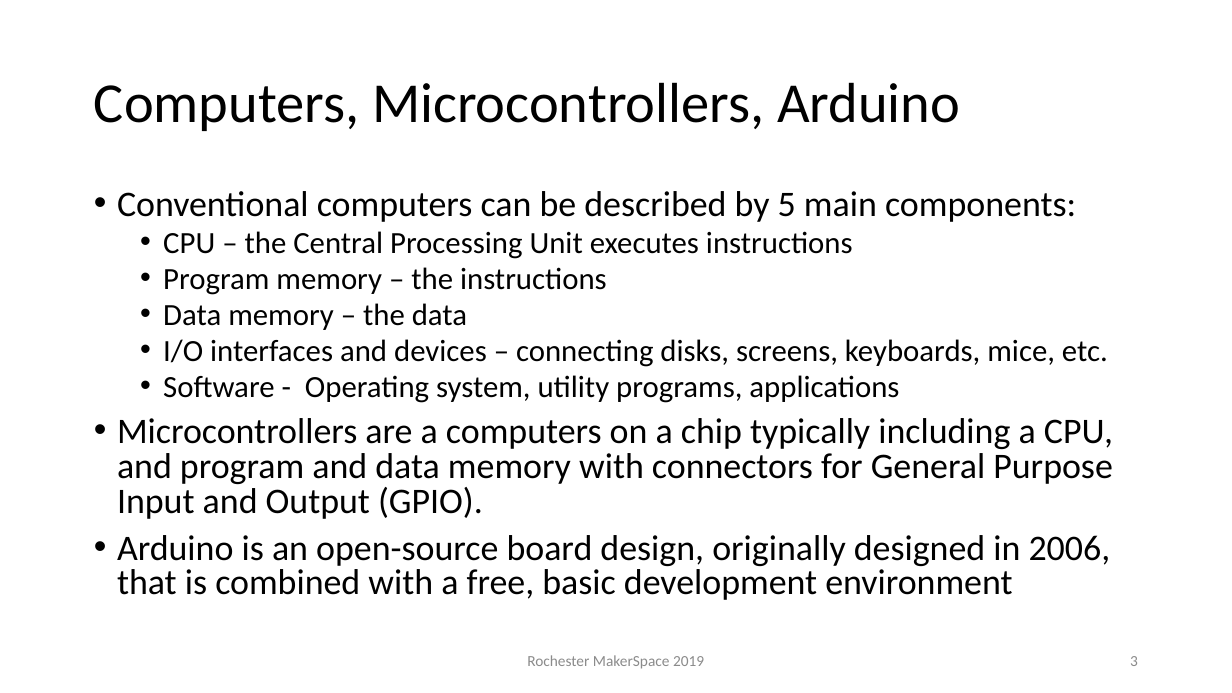
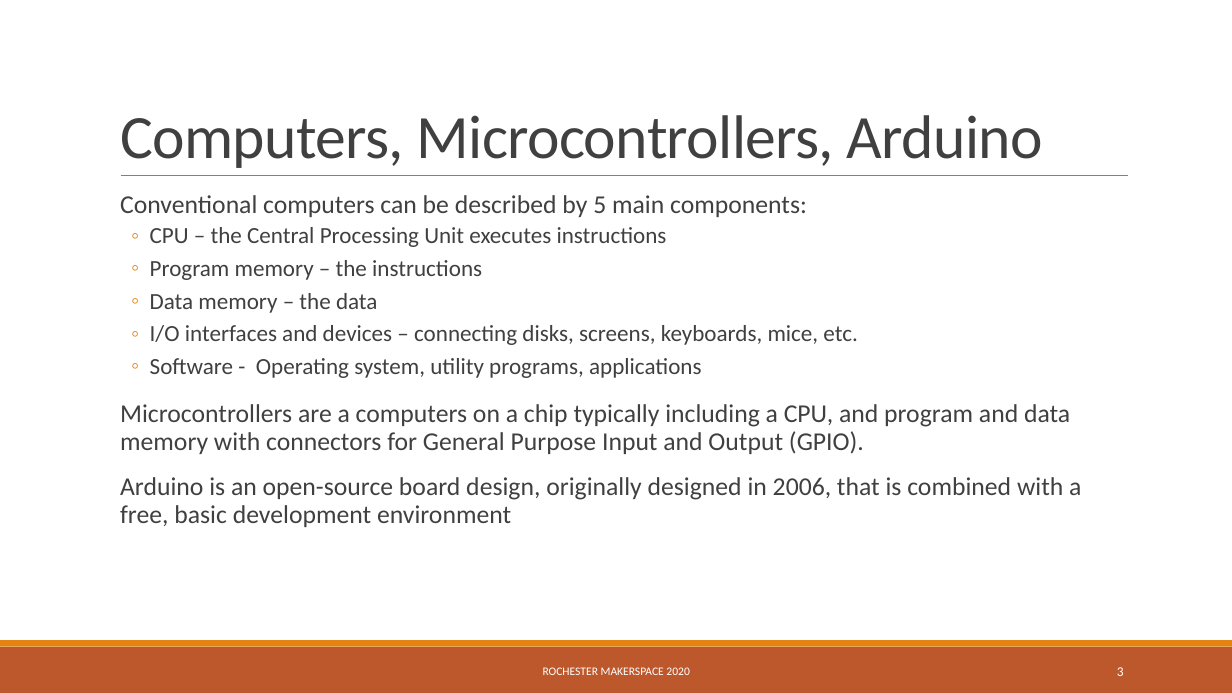
Before and after one commit to RochesterMakerSpace/ArduinoClass, a slide deck: slide 3 of Introduction to Arduino.pptx. Drawn at 1232x693 pixels with LibreOffice and Linux fonts; fonts in the diff are those of the drawing. Boxes give left, top, right and bottom in pixels: in the first picture for what was removed or moved away, otherwise in the second. Text is boxed around its words. In the diff, an @@ line names an element or a change of style, - is before the commit and + after.

```diff
--- a/Introduction to Arduino.pptx
+++ b/Introduction to Arduino.pptx
@@ title "Computers, Microcontrollers, Arduino" moved from (x1=94, y1=82, x2=960, y2=131) to (x1=120, y1=115, x2=1043, y2=168) @@
@@ title "Computers, Microcontrollers, Arduino" at (x1=120, y1=115, x2=1043, y2=168): size 44 to 48 pt, text colour #000000 to #404040, letter spacing 0 to -0.5 pt; line spacing 0.9 to 0.85; vertical alignment middle to bottom @@
@@ line added from (121, 176) to (1128, 176), #808080 0.5 pt @@
@@ text "Conventional computers can be described ..." at (x1=120, y1=195, x2=1081, y2=527): size 28 to 20 pt in "Conventional computers can be described by 5 ...", "Microcontrollers are a computers on a chip ...", "Arduino is an open-source board design, originally ..."; text colour #000000 to #404040; size 24 to 18 pt in "CPU – the Central Processing Unit executes ...", "Program memory – the instructions", "Data memory – the data", "I/O interfaces and devices – connecting disks, ..." and 1 more places; bullet • to  ; line spacing 0.8 to 0.9; more space between paragraphs; bullet • to ◦ @@
@@ rectangle added at (x1=0, y1=647, x2=1232, y2=693), fill #BD582C @@
@@ rectangle added at (x1=0, y1=640, x2=1232, y2=647), fill #E48312 @@
@@ page number moved from (x1=1130, y1=656, x2=1138, y2=666) to (x1=1117, y1=667, x2=1124, y2=676) @@
@@ page number at (x1=1117, y1=667, x2=1124, y2=676): size 12 to 10.5 pt, text colour #8C8C8C to #FFFFFF @@
@@ text at (x1=543, y1=667, x2=689, y2=675): text changed; size 12 to 9 pt; text colour #8C8C8C to #FFFFFF @@
-Rochester MakerSpace 2019
+ROCHESTER MAKERSPACE 2020
```
Also in this commit, not shown: 11 other slides changed, 1 slide added, 1 slide removed, 1 other file.
